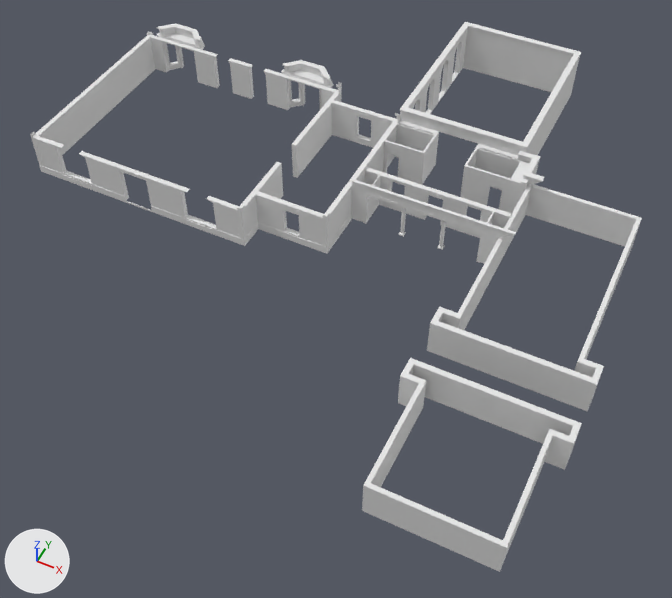
One commit to the glTF model na-project-portal/26-Projects/RB05__WestFarm/30__TrueVision__AppContent/DesignPhase01__ConceptDesign__Scheme-01/RB05__Storey__GroundFloor__ProposedWalls__MeshModel__.glb: the scene before it, then after it.
One viewpoint serves both versions: a camera (50 mm lens) standing at (48.4, -23.6, 46.1) and looking at (28.7, 16.0, -3.4). The lights are fixed; the arrows at lower left show +X, +Y and +Z. The picture after the commit comes second. Vertices at exactly the same position are counted once.

Objects in the first picture: '21__ProposedBuilding__Walls::Castle_Rock-Sketchup_Hatch_Pattern-Buechel_Thin_Veneer_Stone_and_Full_Veneer_Stone_Masonry_6x6', '21__ProposedBuilding__Walls::Default' and 2 more.
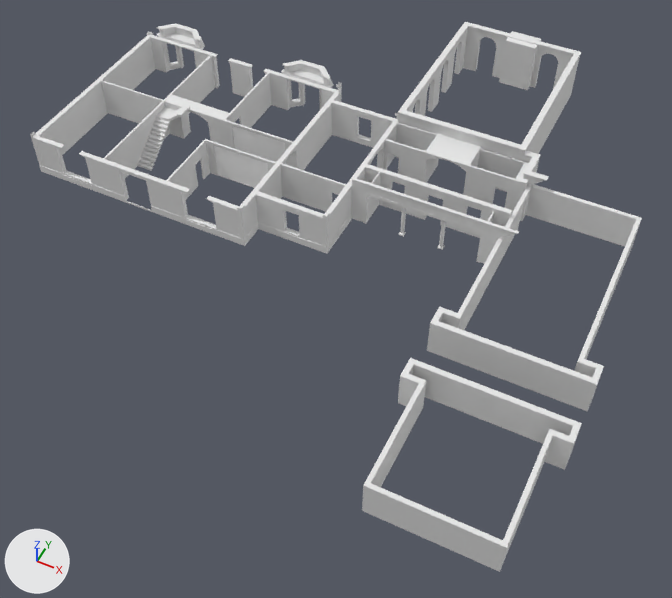
Where the change shows, as pixel boxes (x1, y1, x2, y2) in the pictures (672 x 598 px):
'21__ProposedBuilding__Walls::MAT101__Glass__ClearDefault', added
    after: (214, 126, 286, 187)
part 1 of me_mesh_0_21__proposedbuilding__walls__default, rebuilt
    before: (352, 179, 516, 235)
    after: (351, 177, 519, 234)
part 2 of me_mesh_0_21__proposedbuilding__walls__default, added
    after: (138, 106, 190, 171)
part 3 of me_mesh_0_21__proposedbuilding__walls__default, added
    after: (164, 73, 293, 167)
part 4 of me_mesh_0_21__proposedbuilding__walls__default, added
    after: (101, 55, 215, 178)
part 5 of me_mesh_0_21__proposedbuilding__walls__default, added
    after: (166, 139, 276, 199)
part 6 of me_mesh_0_21__proposedbuilding__walls__default, added
    after: (523, 150, 549, 181)
part 7 of me_mesh_0_21__proposedbuilding__walls__default, added
    after: (213, 145, 269, 188)
part 8 of me_mesh_0_21__proposedbuilding__walls__default, added
    after: (232, 126, 287, 165)
part 9 of me_mesh_0_21__proposedbuilding__walls__default, built on
    before: (239, 22, 581, 217)
    after: (259, 22, 581, 330)
part 10 of me_mesh_1_21__proposedbuilding__walls__castle_rock_sketchup_hatch_pattern_buechel_thin_veneer_stone_and_full_veneer_stone_masonry_6x6, deleted
    before: (400, 110, 526, 156)
part 11 of me_mesh_1_21__proposedbuilding__walls__castle_rock_sketchup_hatch_pattern_buechel_thin_veneer_stone_and_full_veneer_stone_masonry_6x6, reshaped
    before: (328, 142, 384, 242)
    after: (328, 168, 381, 242)

The change, as a list of edits to the scene's bpy script:
```text
Change me_mesh_0_21__proposedbuilding__walls__default:
    remove me_mesh_0_21__proposedbuilding__walls__default.from_pydata(...)  # 2676 vertices, 5161 faces; spans x 4.2..47.5, y -0.1..42.1, z -0.2..4.1
    add me_mesh_0_21__proposedbuilding__walls__default.from_pydata(...)  # 3263 vertices, 6329 faces; spans x 4.2..47.5, y -0.1..42.6, z -0.2..4.1
    me_mesh_0_21__proposedbuilding__walls__default part 1: the loose piece of 8 vertices spanning x 27.5..39.4, y 20.7..20.9, z 3.5 is rebuilt with 8 vertices and now spans x 27.5..39.5, y 20.7..20.9, z 3.7
    me_mesh_0_21__proposedbuilding__walls__default part 2: a new loose piece of 104 vertices spanning x 10.5..12.9, y 18.6..23.0, z 0.0..3.4, in mat_default (white #e7e7e7)
    me_mesh_0_21__proposedbuilding__walls__default part 3: a new loose piece of 88 vertices spanning x 10.5..21.6, y 23.0..29.8, z 0.0..3.1, in mat_default (white #e7e7e7)
    me_mesh_0_21__proposedbuilding__walls__default part 4: a new loose piece of 32 vertices spanning x 4.6..10.5, y 15.4..29.8, z 0.0..3.1, in mat_default (white #e7e7e7)
    me_mesh_0_21__proposedbuilding__walls__default part 5: a new loose piece of 28 vertices spanning x 15.7..21.6, y 15.4..20.5, z 0.0..3.1, in mat_default (white #e7e7e7)
    me_mesh_0_21__proposedbuilding__walls__default part 6: a new loose piece of 16 vertices spanning x 37.2..39.6, y 26.5..29.0, z 3.7, in mat_default (white #e7e7e7)
    me_mesh_0_21__proposedbuilding__walls__default part 7: a new loose piece of 16 vertices spanning x 16.5..21.0, y 20.4..20.5, z 0.0..2.9, in mat_default (white #e7e7e7)
    me_mesh_0_21__proposedbuilding__walls__default part 8: a new loose piece of 16 vertices spanning x 16.5..21.0, y 23.0..23.1, z 0.0..2.9, in mat_default (white #e7e7e7)
    me_mesh_0_21__proposedbuilding__walls__default part 9: 73 vertices moved from x 27.5..39.3, y 20.7..40.6, z 0.0..4.1 to x 27.5..39.5, y 20.7..40.6, z 0.0..4.1; 109 vertices removed from x 21.6..39.3, y 20.6..40.6, z 0.0..4.0; 396 vertices added at x 21.6..39.5, y 20.5..42.6, z 0.0..4.0
    other edits to the shape of me_mesh_0_21__proposedbuilding__walls__default do not show in these pictures
Change me_mesh_1_21__proposedbuilding__walls__castle_rock_sketchup_hatch_pattern_buechel_thin_veneer_stone_and_full_veneer_stone_masonry_6x6:
    remove me_mesh_1_21__proposedbuilding__walls__castle_rock_sketchup_hatch_pattern_buechel_thin_veneer_stone_and_full_veneer_stone_masonry_6x6.from_pydata(...)  # 143 vertices, 133 faces; spans x 4.2..39.3, y 15.0..30.2, z 0.0..4.0
    add me_mesh_1_21__proposedbuilding__walls__castle_rock_sketchup_hatch_pattern_buechel_thin_veneer_stone_and_full_veneer_stone_masonry_6x6.from_pydata(...)  # 151 vertices, 143 faces; spans x 4.2..39.5, y 15.0..30.2, z 0.0..3.7
    me_mesh_1_21__proposedbuilding__walls__castle_rock_sketchup_hatch_pattern_buechel_thin_veneer_stone_and_full_veneer_stone_masonry_6x6 part 10: the loose piece of 8 vertices spanning x 27.5..37.2, y 28.9, z 0.0..4.0 is deleted
    me_mesh_1_21__proposedbuilding__walls__castle_rock_sketchup_hatch_pattern_buechel_thin_veneer_stone_and_full_veneer_stone_masonry_6x6 part 11
    1 vertex is removed from x 28.7, y 22.9, z 2.8
    3 faces are deleted
    4 vertices move from x 27.5..39.3, y 20.7..22.9, z 2.8..3.5 to x 27.5..39.5, y 20.7..22.9, z 3.1..3.7
    17 vertices are added at x 27.5..28.7, y 20.9..25.9, z 0.0..3.1
    19 new faces join them
Add ob_21__proposedbuilding__walls__mat101__glass__cleardefault:
    ob_21__proposedbuilding__walls__mat101__glass__cleardefault = bpy.data.objects.new('21__ProposedBuilding__Walls::MAT101__Glass__ClearDefault', me_mesh_2_21__proposedbuilding__walls__mat101__glass__cleardefault)  # a box spanning x 16.5..20.98, y 20.42..20.44, z 0.08..2.85; a box spanning x 16.5..20.98, y 23.02..23.04, z 0.08..2.85; in mat_mat101__glass__cleardefault (white #ffffff)
    ob_21__proposedbuilding__walls__mat101__glass__cleardefault.location = (0.0, 0.0, 0.0)
```
